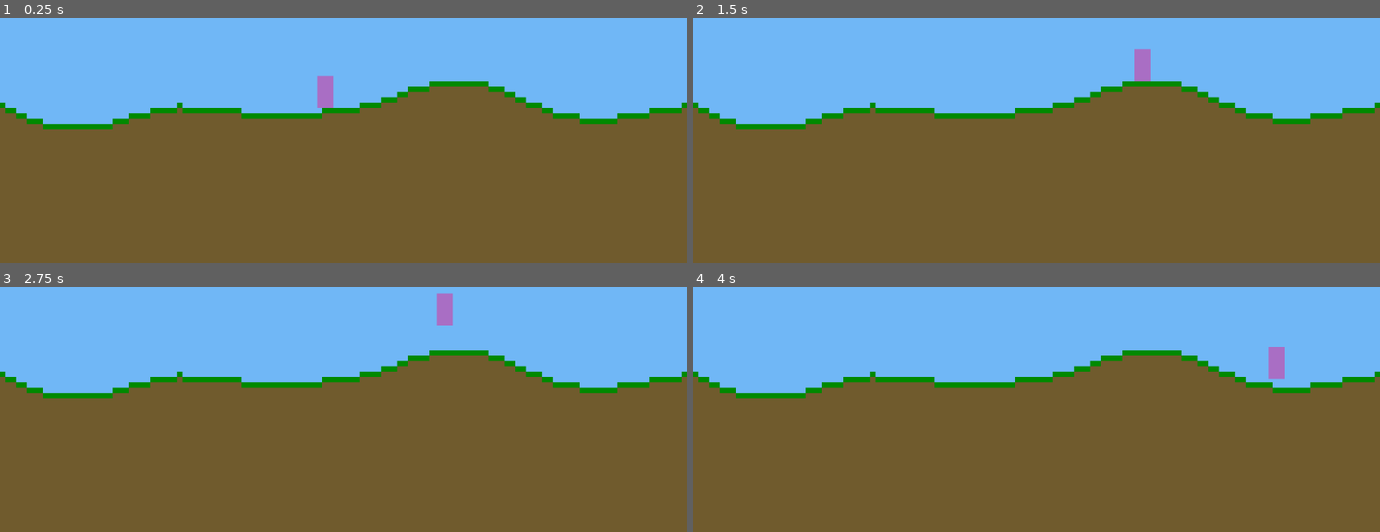
Above: before the commit, frames 1-4 (two rows, left to right).
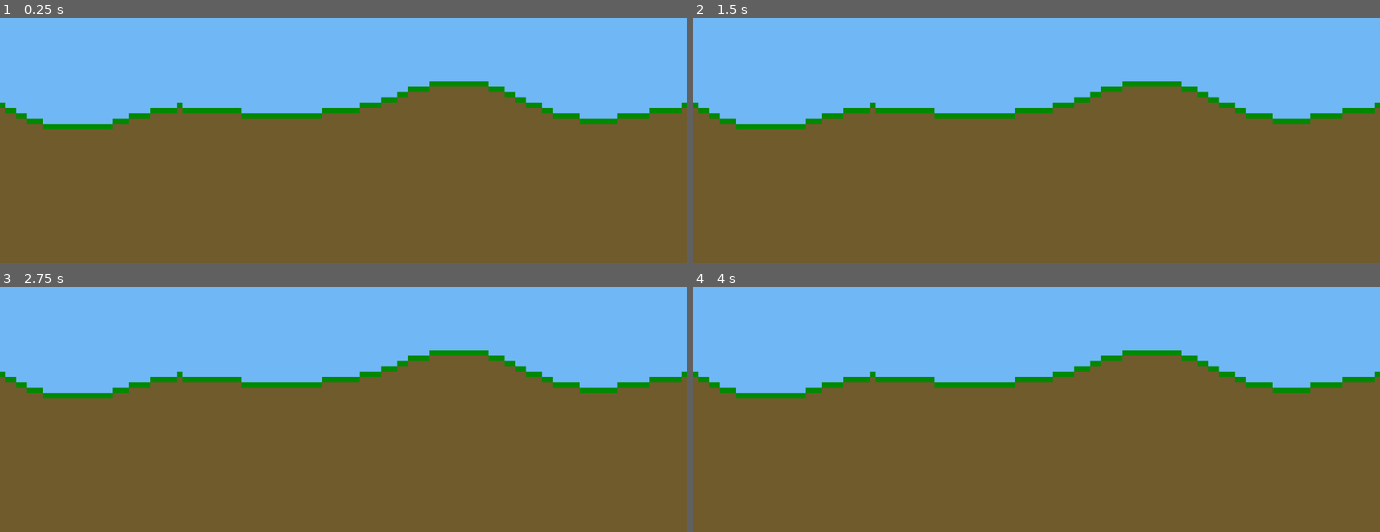
Above: after the commit, the same moments.

Repository: prophets-of-tron/into-the-woods
Game: Godot game, scene res://World.tscn
Same seed, same stepped clock (60 frames per second), same inputs: the game is played once before the commit and once after it.
Inputs:
- Up to frame 1 (0.25 s): no input
- Up to frame 2 (1.5 s): tap Enter at 0.5 s; hold Space 0.53-1.28 s; hold D from 0.53 s (still down); tap Space at 1.35 s
- Up to frame 3 (2.75 s): tap Space at 1.52, 1.82 s; release D at 2.03 s; hold A from 2.03 s (still down); hold Space from 2.03 s (still down)
- Up to frame 4 (4 s): release A at 2.78 s; release Space at 2.78 s; hold D from 2.78 s (still down); tap Space at 2.85, 3.02, 3.32 s; hold Space from 3.53 s (still down)

The runs differ from the first frame. In frame 1, 0.3% of the frame differs, in the area x 46-49%, y 23-37%; in frame 2, 0.3%, in the area x 64-67%, y 12-26%; in frame 3, 0.3%; in frame 4, 0.3%.

Commit message:
:sparkles: Player now walks up tiles

Diff:
--- a/into-the-woods/player/Player.gd
+++ b/into-the-woods/player/Player.gd
@@ -6,7 +6,13 @@
 export(int) var jump_height
 export(float) var friction_coeff
 
+# TODO: get actual width with code (definitely)
+export(int) var width
+export(int) var height
+export(float) var snap_dist
+
 var motion = Vector2()
+var jumping = false
 
 func _physics_process(delta):
 	motion.y += gravity
@@ -25,5 +31,14 @@
 	if is_on_floor():
 		if Input.is_key_pressed(KEY_SPACE):
 			motion.y = jump_height
+			jumping = true
+		else:
+			jumping = false
 
+	# TODO: uncomment the following code and figure out
+	# snapping to the ground when walking down hills
+
+	# # don't snap if jumping (set the snap vector to 0,0)
+	# var below_center = Vector2(width / 2, height + snap_dist) if not jumping else Vector2()
+	# motion = move_and_slide_with_snap(motion, below_center, Vector2.UP)
 	motion = move_and_slide(motion, Vector2.UP)
--- a/into-the-woods/player/Player.tscn
+++ b/into-the-woods/player/Player.tscn
@@ -1,10 +1,14 @@
-[gd_scene load_steps=4 format=2]
+[gd_scene load_steps=5 format=2]
 
 [ext_resource path="res://player/Player.gd" type="Script" id=1]
 [ext_resource path="res://player/Player.png" type="Texture" id=2]
 
-[sub_resource type="RectangleShape2D" id=1]
-extents = Vector2( 8, 16 )
+[sub_resource type="CapsuleShape2D" id=1]
+radius = 8.0
+height = 0.0
+
+[sub_resource type="RayShape2D" id=2]
+length = 13.3333
 
 [node name="Player" type="KinematicBody2D"]
 scale = Vector2( 1.5, 1.5 )
@@ -14,9 +18,16 @@
 max_speed = 200
 jump_height = 550
 friction_coeff = 0.2
+width = 16
+height = 32
+snap_dist = 16.0
 
-[node name="CollisionShape2D" type="CollisionShape2D" parent="."]
+[node name="CapsuleShape" type="CollisionShape2D" parent="."]
+position = Vector2( 0, -8 )
 shape = SubResource( 1 )
+
+[node name="RayShape" type="CollisionShape2D" parent="."]
+shape = SubResource( 2 )
 
 [node name="Sprite" type="Sprite" parent="."]
 texture = ExtResource( 2 )
--- a/into-the-woods/terrain/stack/tile/base/Tile.tscn
+++ b/into-the-woods/terrain/stack/tile/base/Tile.tscn
@@ -2,13 +2,12 @@
 
 [ext_resource path="res://terrain/stack/tile/base/Tile.gd" type="Script" id=1]
 
-[sub_resource type="RectangleShape2D" id=1]
+[sub_resource type="CircleShape2D" id=1]
 
 [node name="Tile" type="Node2D"]
 script = ExtResource( 1 )
 
 [node name="StaticBody2D" type="StaticBody2D" parent="."]
-editor/display_folded = true
 position = Vector2( 0.5, 0.5 )
 
 [node name="CollisionShape2D" type="CollisionShape2D" parent="StaticBody2D"]
